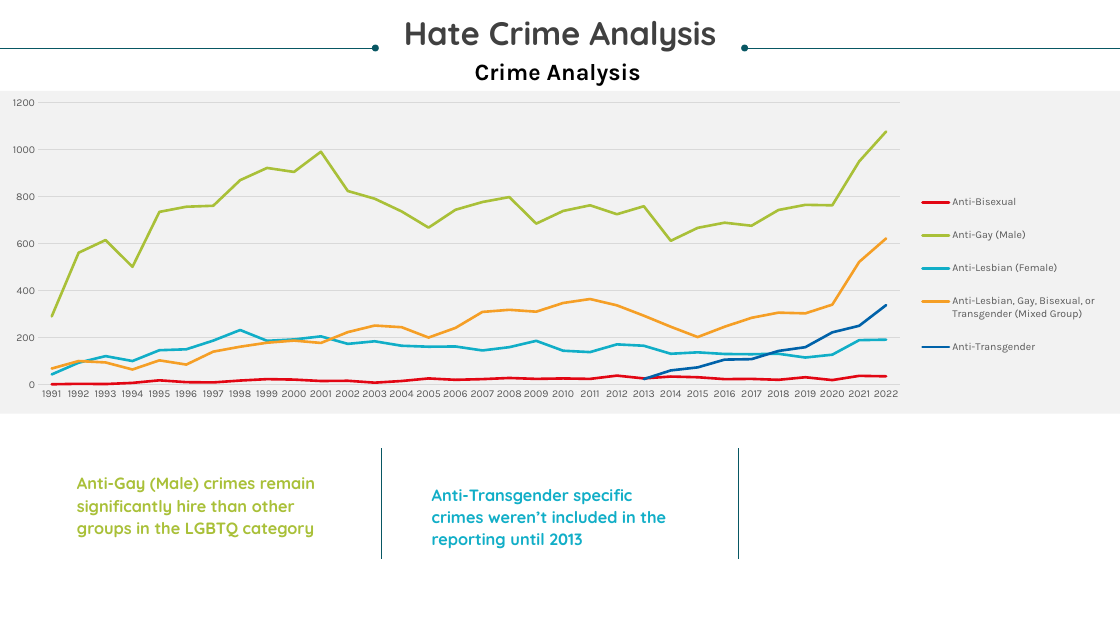
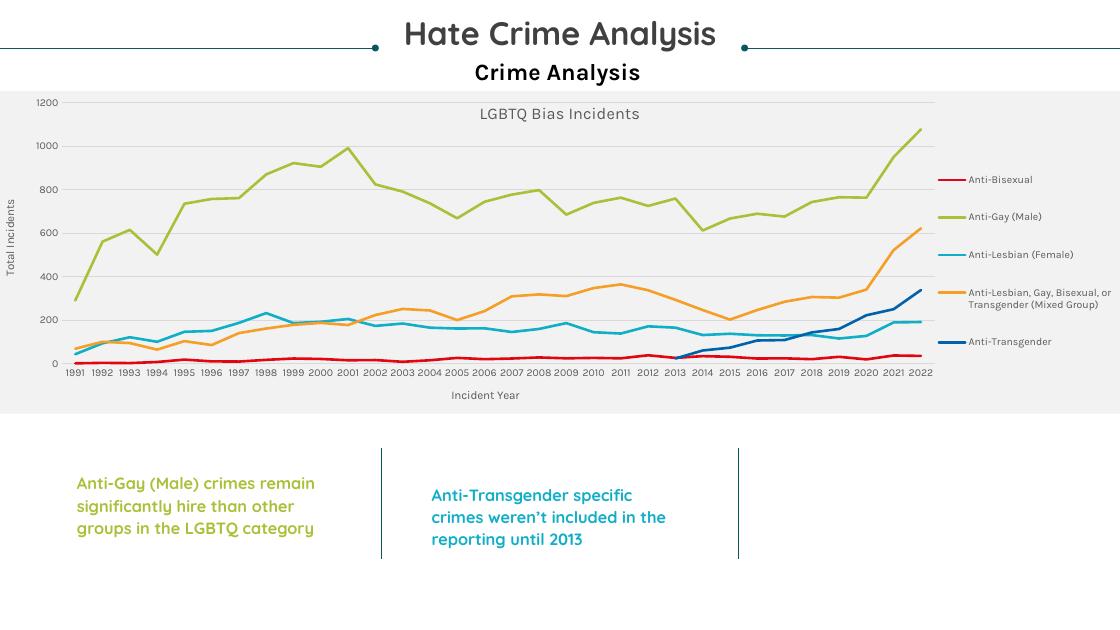
Before and after one commit to corporatemanny/FBI-Hate-Crime-Analysis, a slide deck: slide 12 of Hate Crime Analysis.pptx. Drawn at 1120x630 pixels with LibreOffice and Linux fonts; fonts in the diff are those of the drawing. Boxes give left, top, right and bottom in pixels: in the first picture for what was removed or moved away, otherwise in the second. Text is boxed around its words. In the diff, an @@ line names an element or a change of style, - is before the commit and + after.

```diff
--- a/Hate Crime Analysis.pptx
+++ b/Hate Crime Analysis.pptx
@@ line chart at (0,90,1120,414) @@
@@ title "LGBTQ Bias Incidents " added @@
@@ category axis title "" to "Incident Year " @@
@@ value axis title "" to "Total Incidents " @@
@@ plot area changed @@
```
Also in this commit, not shown: 5 other slides changed.
